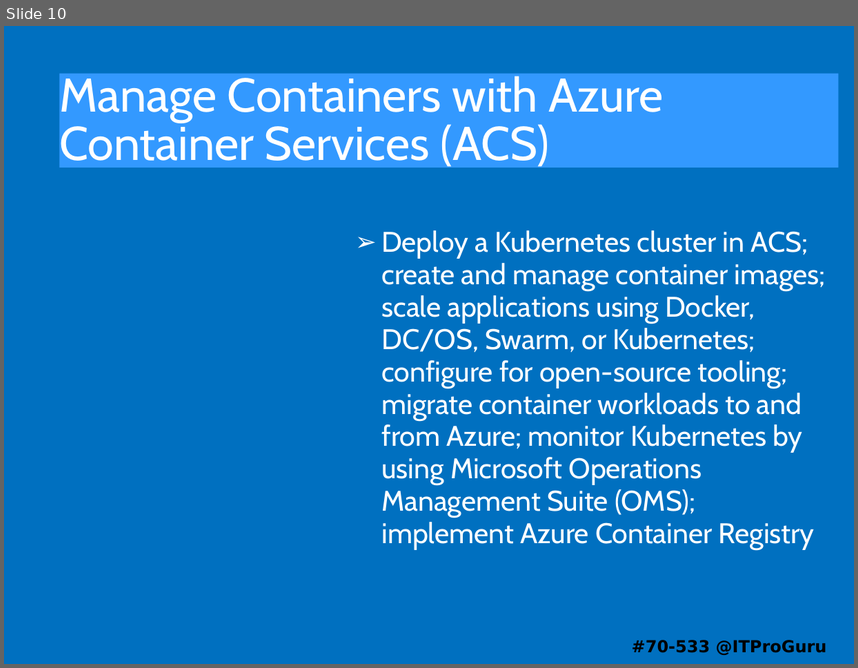
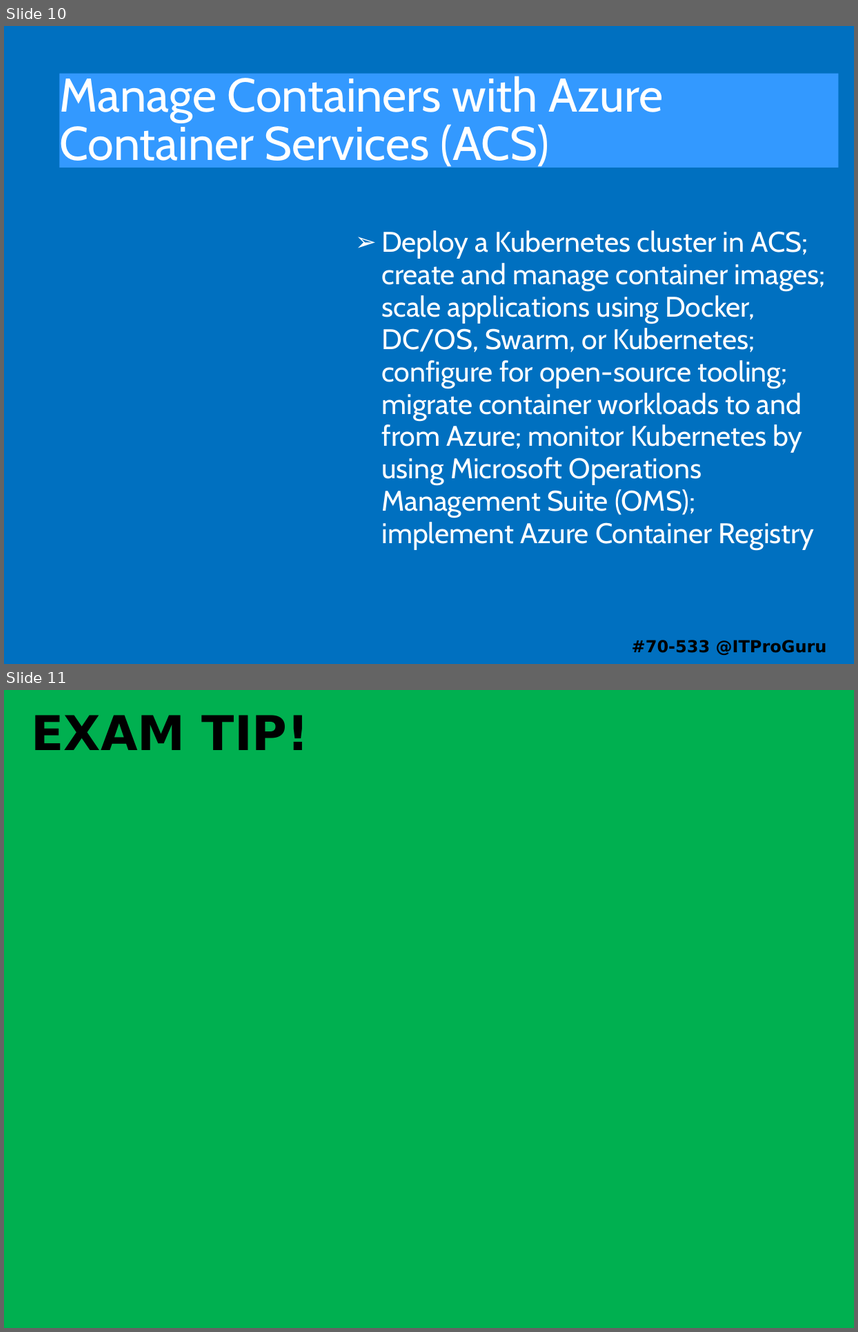
Before and after one commit to guruskill/70-533, a slide deck: 70-533-00-Template.pptx. Shown one above the other, each under a label of ours: slide 10 before the commit, slides 10 and 11 after it. The pictures are 858x668 and 858x1332 pixels, drawn with LibreOffice and Linux fonts; fonts in the diff are those of the drawing. Boxes give left, top, right and bottom in pixels: in the first picture for what was removed or moved away, otherwise in the second. Text is boxed around its words. In the diff, an @@ line names an element or a change of style, - is before the commit and + after.

```diff
--- a/70-533-00-Template.pptx
+++ b/70-533-00-Template.pptx
@@ slide 11 added at (4,690,854,1328), background #FFFFFF @@
@@ rectangle added at (4,690,854,784), fill #0070C0 @@
@@ rectangle added at (4,690,854,1328), fill #00B050 @@
@@ text added at (31,715,309,750), 40.5 pt, text #000000, bold @@
+EXAM TIP!
```
Also in this commit, not shown: 3 slides changed, 3 other slides added, 4 slides removed.
